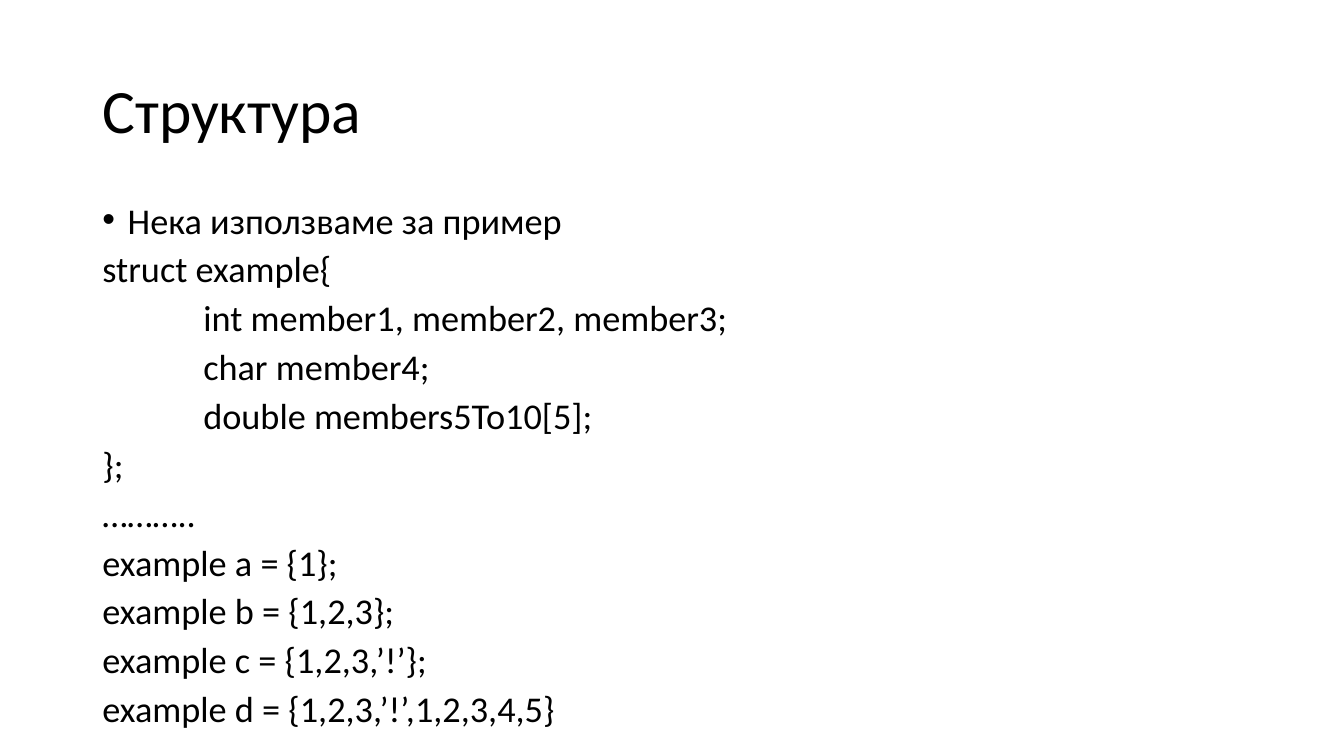
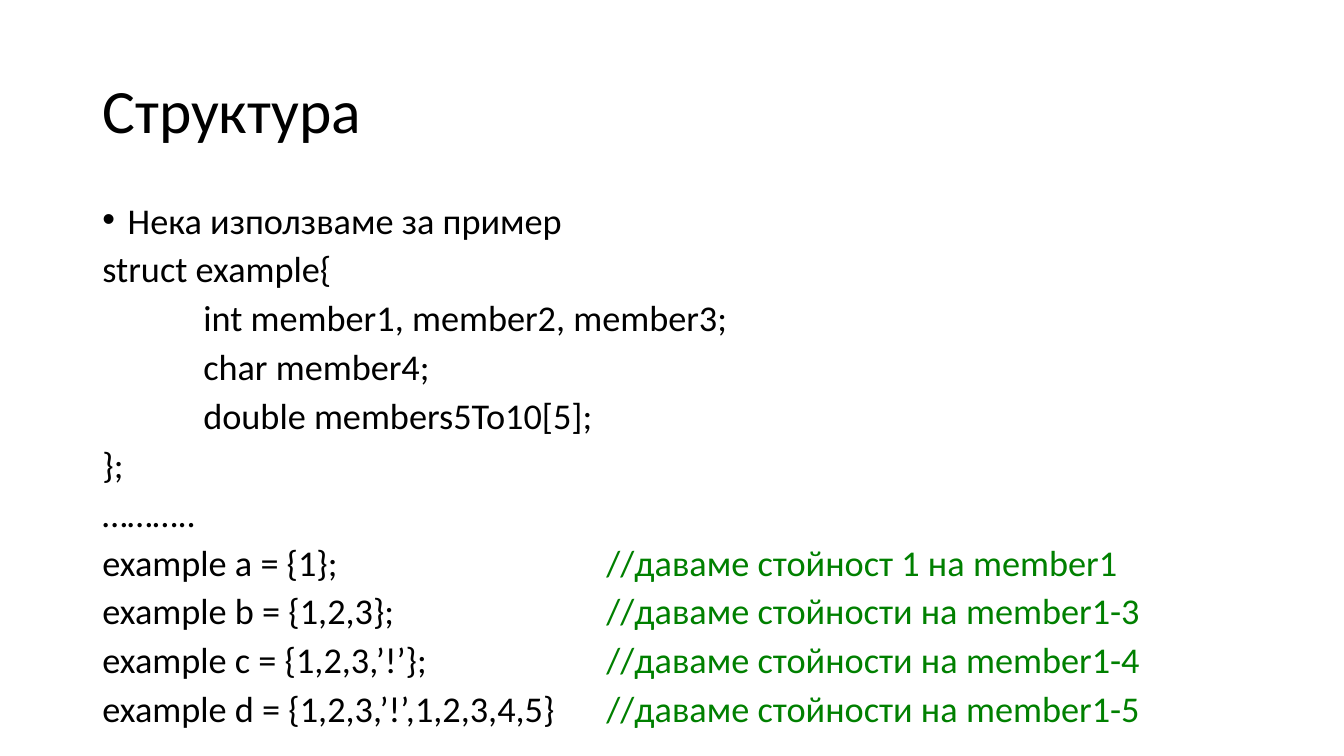
Before and after one commit to Mapmo/Uni-CPP, a slide deck: slide 87 of Introducing To Programming Materials/Consultation 3/Consultation3.pptx (slide 86 before the commit). Drawn at 1344x756 pixels with LibreOffice and Linux fonts; fonts in the diff are those of the drawing. Boxes give left, top, right and bottom in pixels: in the first picture for what was removed or moved away, otherwise in the second. Text is boxed around its words. In the diff, an @@ line names an element or a change of style, - is before the commit and + after.

```diff
--- a/Introducing To Programming Materials/Consultation 3/Consultation3.pptx
+++ b/Introducing To Programming Materials/Consultation 3/Consultation3.pptx
@@ text at <box>102,549,1139,728</box>: text changed; text colour #000000 to #008000 @@
-example a = {1};
-example b = {1,2,3};
-example c = {1,2,3,’!’};
-example d = {1,2,3,’!’,1,2,3,4,5}
+example a = {1}; //даваме стойност 1 на member1
+example b = {1,2,3}; //даваме стойности на member1-3
+example c = {1,2,3,’!’}; //даваме стойности на member1-4
+example d = {1,2,3,’!’,1,2,3,4,5} //даваме стойности на member1-5
```
Also in this commit, not shown: 8 other slides changed, 2 slides added.
